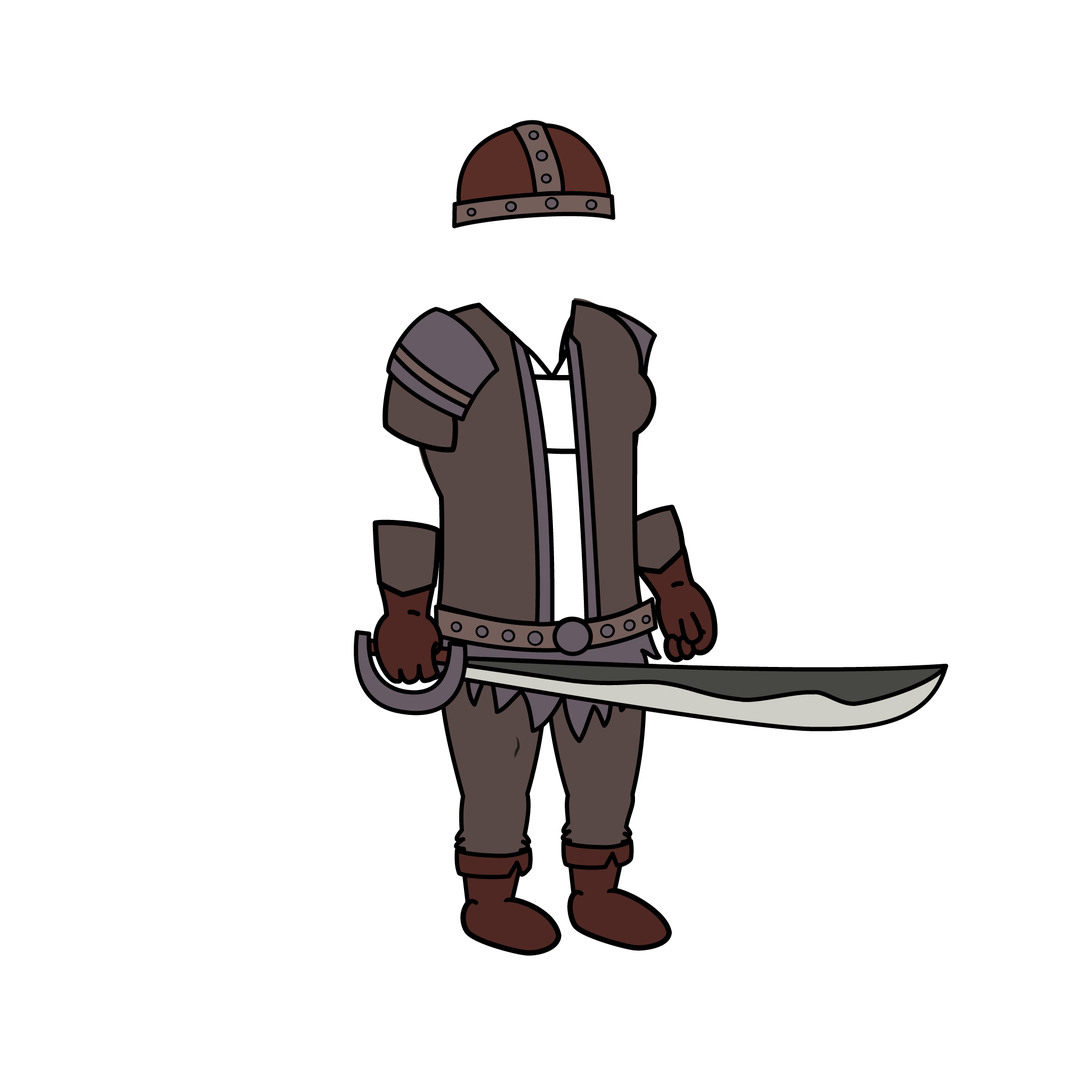
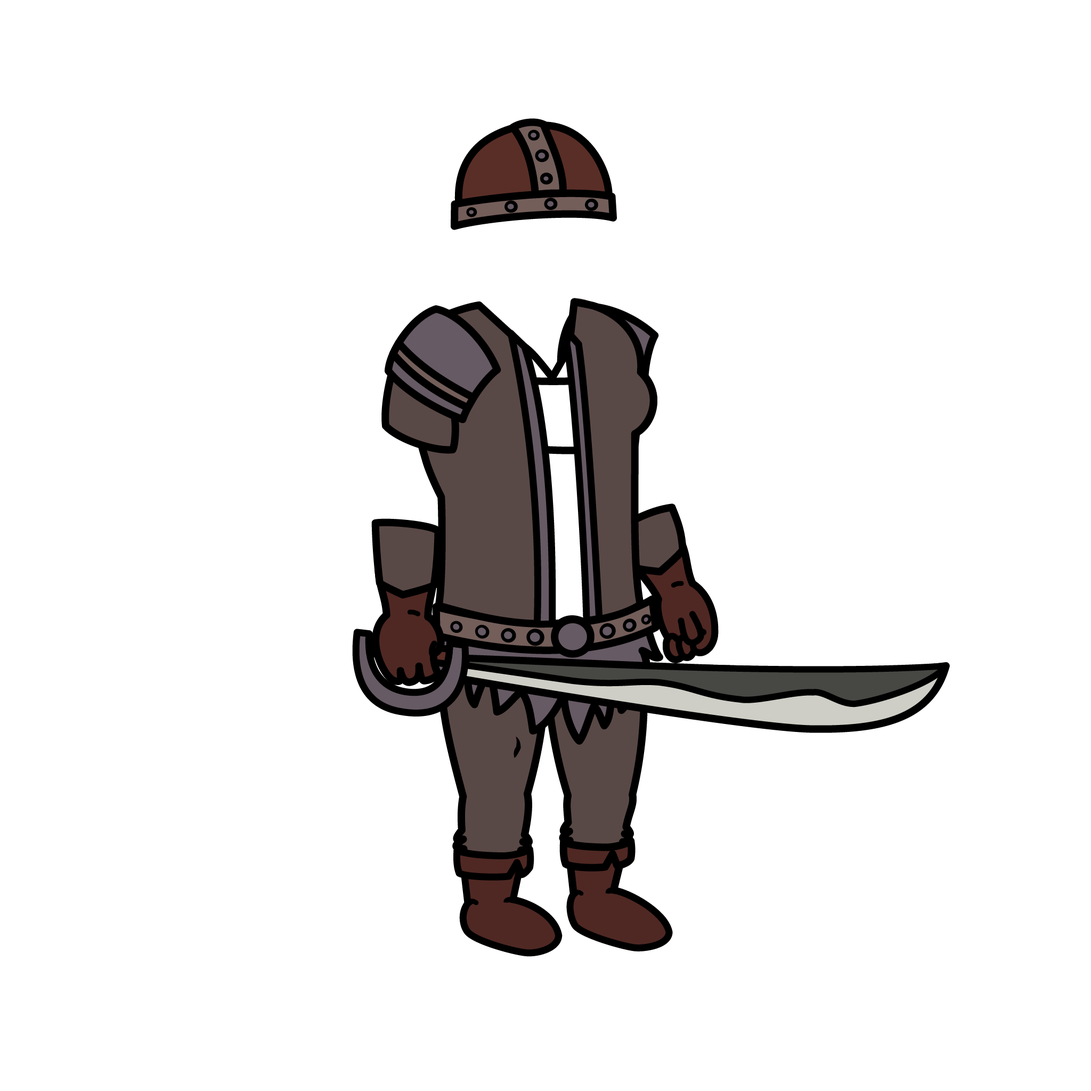
Layers edited between the first and the second 1091 × 1091 image:
painted on "C Shoulder_L" over <box>381,305,502,455</box>
painted on "C Arm_L" over <box>371,518,443,621</box>
painted on "C Hand_L" over <box>372,604,446,687</box>
painted on "Weapon" over <box>352,628,951,734</box>
painted on "Helmet" over <box>450,118,618,231</box>
painted on "Chest" over <box>407,297,658,629</box>
painted on "Pelvis" over <box>425,595,664,746</box>
painted on "P Thigh_L" over <box>437,571,550,802</box>
painted on "P Calf_L" over <box>452,758,535,908</box>
painted on "P Foot_L" over <box>459,890,563,958</box>
painted on "P Thigh_R" over <box>543,574,649,800</box>
painted on "P Calf_R" over <box>559,759,637,899</box>
painted on "P Foot_R" over <box>566,881,674,952</box>
painted on "C Shoulder_R" over <box>556,302,660,395</box>
painted on "C Arm_R" over <box>631,503,697,604</box>
painted on "C Hand_R" over <box>654,577,719,664</box>
